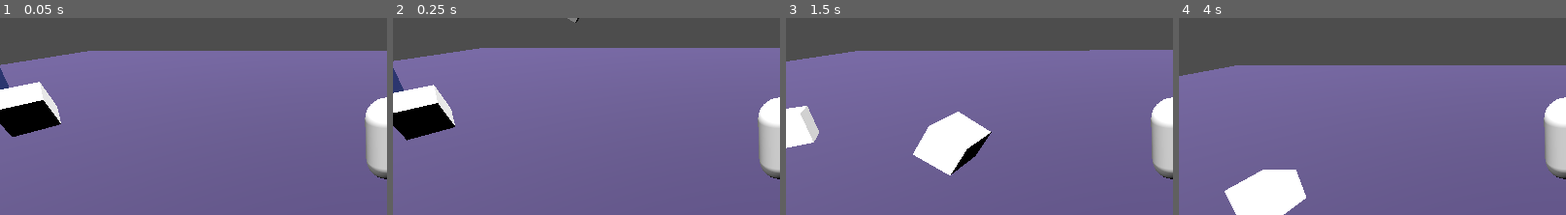
Above: before the commit, frames 1-4 (left to right).
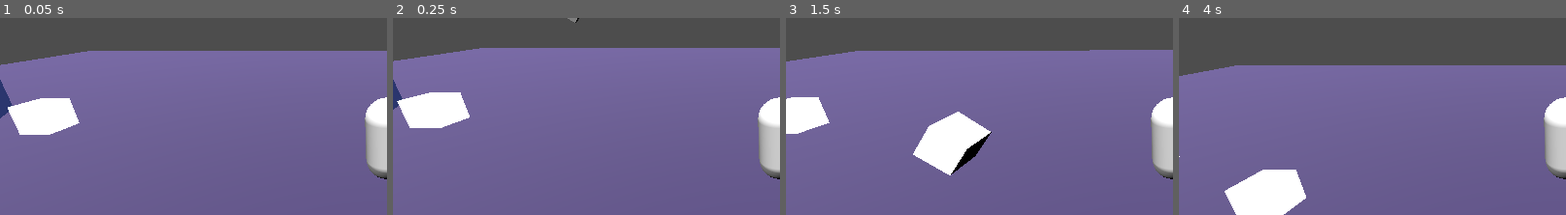
Above: after the commit, the same moments.

Repository: ouroborean/balmung
Game: Godot game, scene res://node_3d.tscn
Same seed, same stepped clock (60 frames per second), same inputs: the game is played once before the commit and once after it. The project has no main scene, so this scene is started directly.
Inputs (mouse positions are % of the whole screen's width and height, from its top left):
- Up to frame 1 (0.05 s): no input
- Up to frame 2 (0.25 s): no input
- Up to frame 3 (1.5 s): tap Enter (ui_accept) at 0.5, 0.77 s; move the mouse to (72, 40) at 0.52 s; hold Right (ui_right) 0.53-1.25 s; click (72, 40) at 0.67 s; drag from (30, 51) to (45, 67) at 1.27 s
- Up to frame 4 (4 s): move the mouse to (60, 21) at 2.02 s; hold Right (ui_right) 2.03-2.75 s; drag from (45, 67) to (20, 29) at 2.77 s; tap Enter (ui_accept) at 3.5, 3.77 s; move the mouse to (80, 62) at 3.52 s; hold Left (ui_left) from 3.53 s (still down)
The pictures show only the part of the screen within x 0-50%, y 23-73%; the shares and areas given below are measured in that part.

The runs differ from the first frame. In frame 1, 4.0% of the frame differs, in the area x 0-21%, y 25-61%; in frame 2, 3.2%; in frame 3, 1.6%; in frame 4, less than 0.1%.

Commit message:
Add backward movement penalty. Remove stop lerping

Diff:
--- a/node_3d.tscn
+++ b/node_3d.tscn
@@ -60,7 +60,7 @@
 surface_material_override/0 = SubResource("StandardMaterial3D_3aeq0")
 
 [node name="Box3" type="RigidBody3D" parent="."]
-transform = Transform3D(0.706194, 0.194486, 0.680783, 0.108439, 0.920478, -0.375449, -0.699665, 0.338963, 0.628946, -7.19187, 1.53913, -5.89315)
+transform = Transform3D(1, 0, 0, 0, 1, 0, 0, 0, 1, -8.25589, 0.705904, -7.14142)
 
 [node name="CollisionShape3D" type="CollisionShape3D" parent="Box3"]
 transform = Transform3D(1, -2.98023e-08, -2.08616e-07, 7.45058e-08, 1, -2.98023e-08, -2.38419e-07, -7.45058e-08, 1, -0.263713, -0.162267, 0.166138)
@@ -100,13 +100,14 @@
 [node name="Camera3D" type="Camera3D" parent="Character/CameraBar"]
 transform = Transform3D(0.999997, 0.000753626, -0.00214005, 3.36157e-09, 0.943223, 0.332161, 0.00226887, -0.33216, 0.94322, 0, 3, 6)
 
-[node name="RigidBody3D" type="RigidBody3D" parent="."]
-transform = Transform3D(0.788655, 0, 0.614836, 0, 1, 0, -0.614836, 0, 0.788655, -13.4525, 2, -5.38845)
+[node name="RigidBody3D" type="StaticBody3D" parent="."]
+transform = Transform3D(0.788655, 0, 0.614836, 0, 1, 0, -0.614836, 0, 0.788655, -13.4525, 1.20097, -5.38845)
 
 [node name="CollisionShape3D" type="CollisionShape3D" parent="RigidBody3D"]
 shape = SubResource("BoxShape3D_rblmp")
 
 [node name="MeshInstance3D" type="MeshInstance3D" parent="RigidBody3D"]
+transform = Transform3D(1, 0, 2.98023e-08, 0, 1, 0, -2.98023e-08, 0, 1, 0, 0, 0)
 mesh = SubResource("BoxMesh_t3r5t")
 
 [node name="Step" type="StaticBody3D" parent="."]
--- a/scripts/character.gd
+++ b/scripts/character.gd
@@ -98,14 +98,16 @@
 
 
 func _physics_process(delta):
-	# Add the gravity.
+	# Add the gravity and handle floor state resets
 	if not is_on_floor():
 		velocity.y -= gravity * delta
 	else:
 		jumping = false
 		jump_vector = Vector2(-0.1, -0.1)
+
+
+
 	# Handle Jump (Default toggle jumping).
-
 	if Input.is_action_just_pressed("ui_accept") and is_on_floor():
 		jumping = true
 		velocity.y = JUMP_VELOCITY
@@ -115,7 +117,7 @@
 	# Default toggle key_turning
 	key_turning = false
 
-	# See above comment about lunacy
+	# See above line 56 comment about lunacy
 	if not drag_turning:
 		# Key turning functions: default keyed to A and D
 		if Input.is_action_pressed("turn_left"):
@@ -132,8 +134,13 @@
 	# If the user jumping, then most movement inputs shouldn't be relevant
 	# (Locked velocity jumping)
 	if jumping:
-		velocity.x = lerp(velocity.x, jump_vector.x, .5)
-		velocity.z = lerp(velocity.z, jump_vector.y, .5)
+		velocity.x = jump_vector.x
+		velocity.z = jump_vector.y
+
+	# Add a dampening modifier to speed if the user is moving backwards
+	var true_speed = SPEED
+	if Input.is_action_pressed("ui_down"):
+		true_speed = SPEED * .5
 
 	# The only exception is if the user has started a jump with NO directional
 	# velocity (a 'neutral jump')
@@ -146,21 +153,28 @@
 				neutral_jump_mod = NEUTRAL_JUMP_MOD
 
 			# LERP our current velocity upwards towards our maximum speed (minor delay)
-			velocity.x = lerp(velocity.x, (direction.x * SPEED) * neutral_jump_mod, 0.5)
-			velocity.z = lerp(velocity.z, (direction.z * SPEED) * neutral_jump_mod, 0.5)
+			velocity.x = lerp(velocity.x, (direction.x * true_speed) * neutral_jump_mod, 0.5)
+			velocity.z = lerp(velocity.z, (direction.z * true_speed) * neutral_jump_mod, 0.5)
 
+			# If we just added a weakened velocity onto a neutral jump,
+			# we have to update our jump vector so we no longer think we're
+			# in a neutral jump
 			if in_neutral_jump():
 				jump_vector = Vector2(velocity.x, velocity.z)
 
 		else:
-			#LERP our current velocity downwards towards zero (nearly no delay)
+
 			velocity.x = 0.0
 			velocity.z = 0.0
-	print(velocity.z)
+
 	# Internal Godot function that does velocity/friction based movement
 	# (I assume)
 	move_and_slide()
 
-#Function to shortscript a jump with no movement vector
+#Shortscript for a jump with no movement vector
 func in_neutral_jump():
 	return jump_vector.x == 0 and jump_vector.y == 0
+
+#Shortscript for 'any movement key pressed'
+func any_movement():
+	return Input.is_action_pressed("ui_down") or Input.is_action_pressed("ui_up") or Input.is_action_pressed("ui_left") or Input.is_action_pressed("ui_right")
